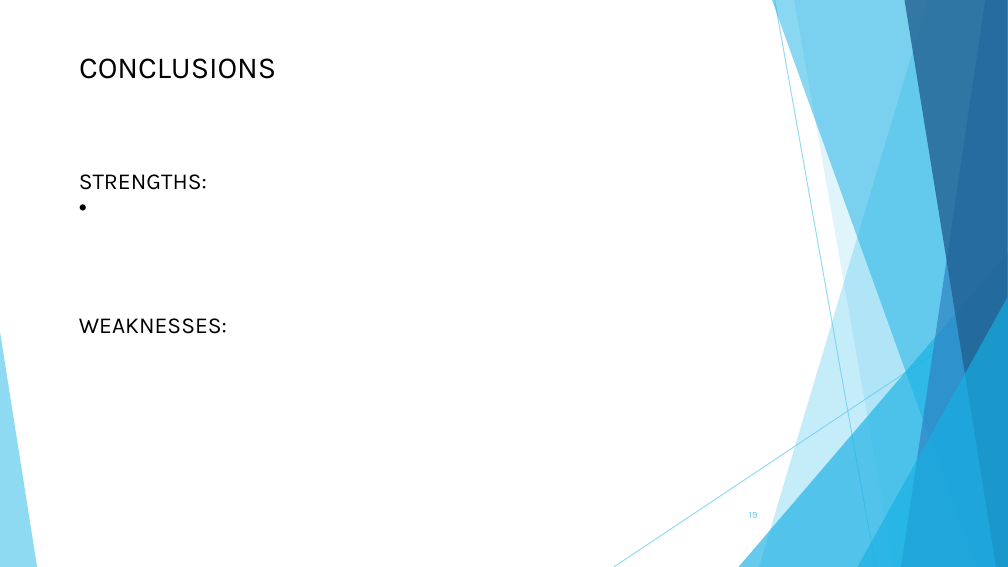
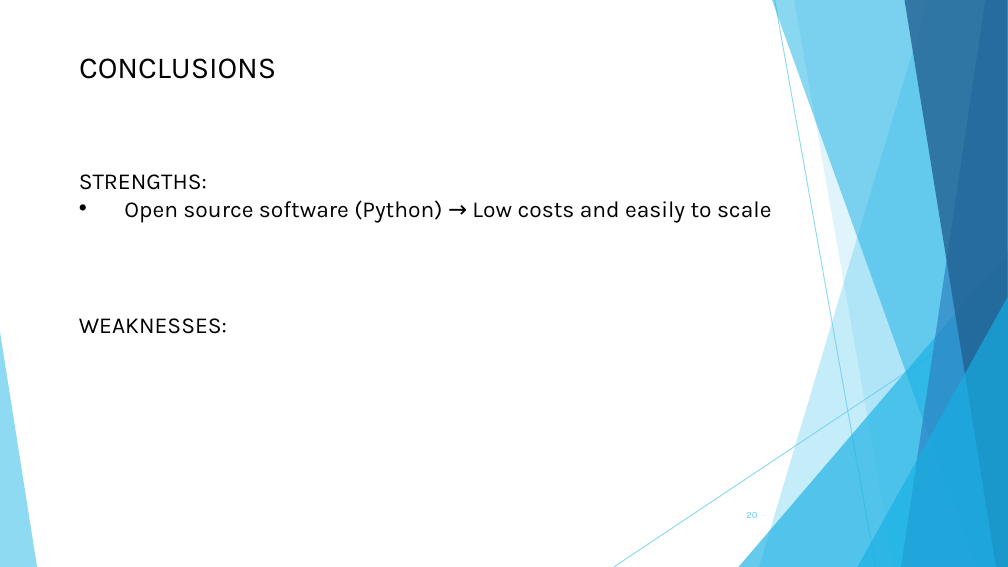
Before and after one commit to AlvaroRevi/Turnaround_TFM, a slide deck: slide 20 of PresentacionTFM.pptx (slide 19 before the commit). Drawn at 1008x567 pixels with LibreOffice and Linux fonts; fonts in the diff are those of the drawing. Boxes give left, top, right and bottom in pixels: in the first picture for what was removed or moved away, otherwise in the second. Text is boxed around its words. In the diff, an @@ line names an element or a change of style, - is before the commit and + after.

```diff
--- a/PresentacionTFM.pptx
+++ b/PresentacionTFM.pptx
@@ text at (124,200,771,222): paragraph added @@
+• Open source software (Python) → Low costs and easily to scale
@@ page number at (746,512,757,518): text changed @@
-19
+20
```
Also in this commit, not shown: 6 other slides changed, 1 slide added.
